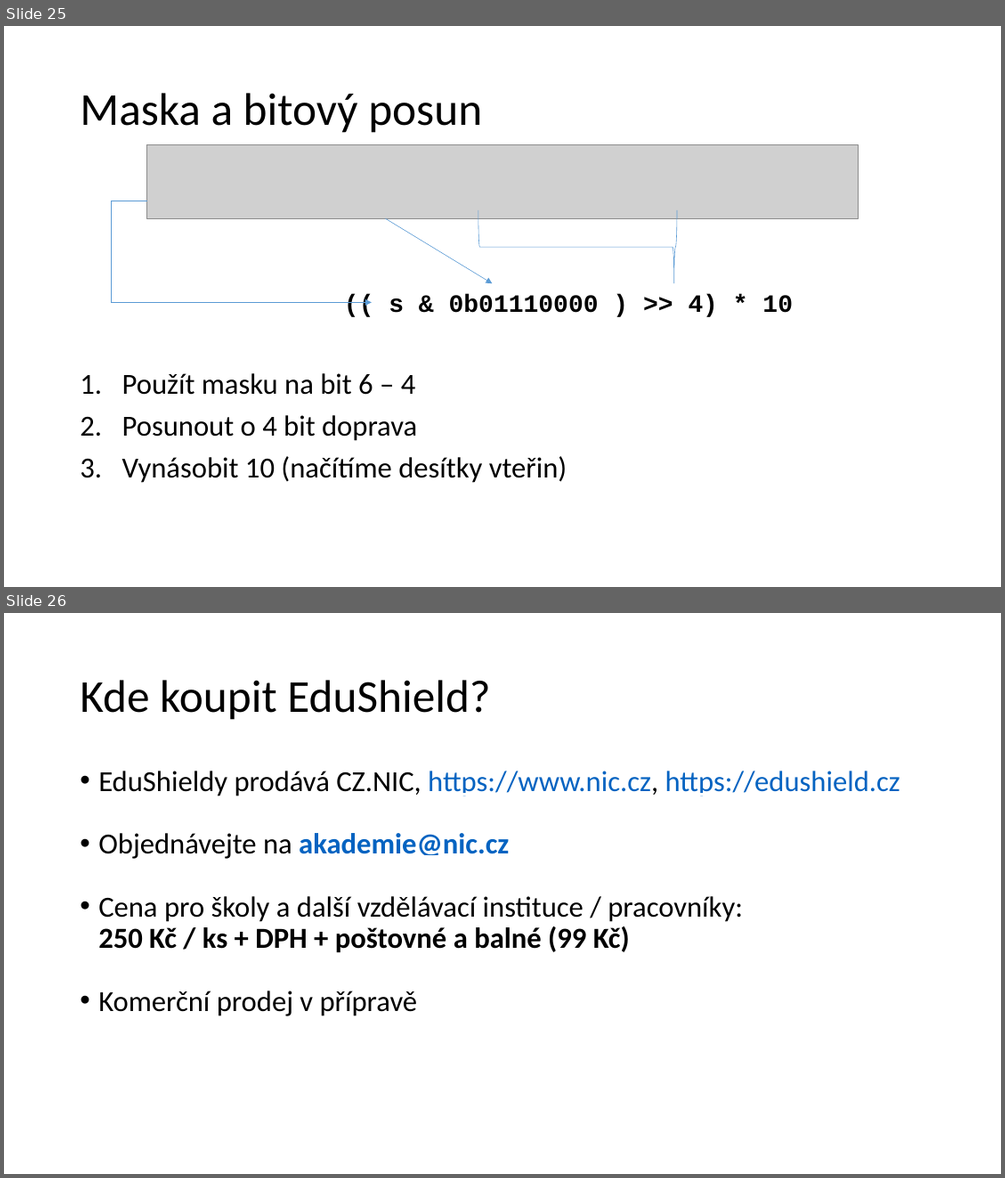
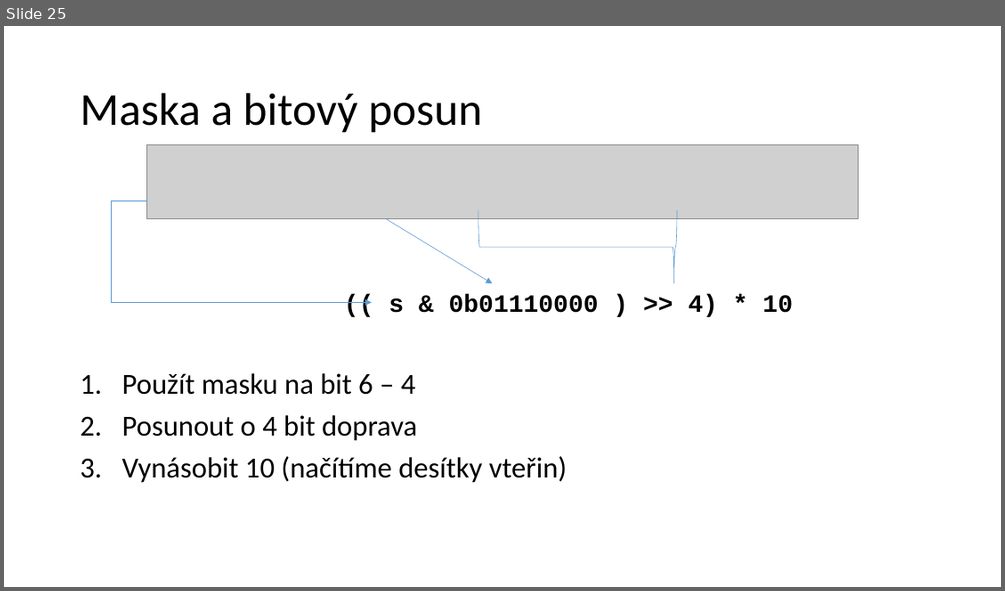
Before and after one commit to arduino-edushield/edushield, a slide deck: extras/learning/Arduino Workshop EduShield.pptx. Shown one above the other, each under a label of ours: slides 25 and 26 before the commit, slide 25 after it. The pictures are 1005x1178 and 1005x591 pixels, drawn with LibreOffice and Linux fonts; fonts in the diff are those of the drawing; grey boxes stand for pictures. Boxes give left, top, right and bottom in pixels: in the first picture for what was removed or moved away, otherwise in the second. Text is boxed around its words. In the diff, an @@ line names an element or a change of style, - is before the commit and + after.

Commit message:
Deleted slide with old price of shield prototype

```diff
--- a/extras/learning/Arduino Workshop EduShield.pptx
+++ b/extras/learning/Arduino Workshop EduShield.pptx
@@ slide 26 removed at (x1=4, y1=613, x2=1001, y2=1174), background #FFFFFF @@
@@ text removed at (x1=80, y1=680, x2=490, y2=720) @@
-Kde koupit EduShield?
@@ text removed at (x1=98, y1=771, x2=900, y2=1016) @@
-• EduShieldy prodává CZ.NIC, https://www.nic.cz, https://edushield.cz
-• Objednávejte na akademie@nic.cz
-• Cena pro školy a další vzdělávací instituce / pracovníky:
-  250 Kč / ks + DPH + poštovné a balné (99 Kč)
-• Komerční prodej v přípravě
```
